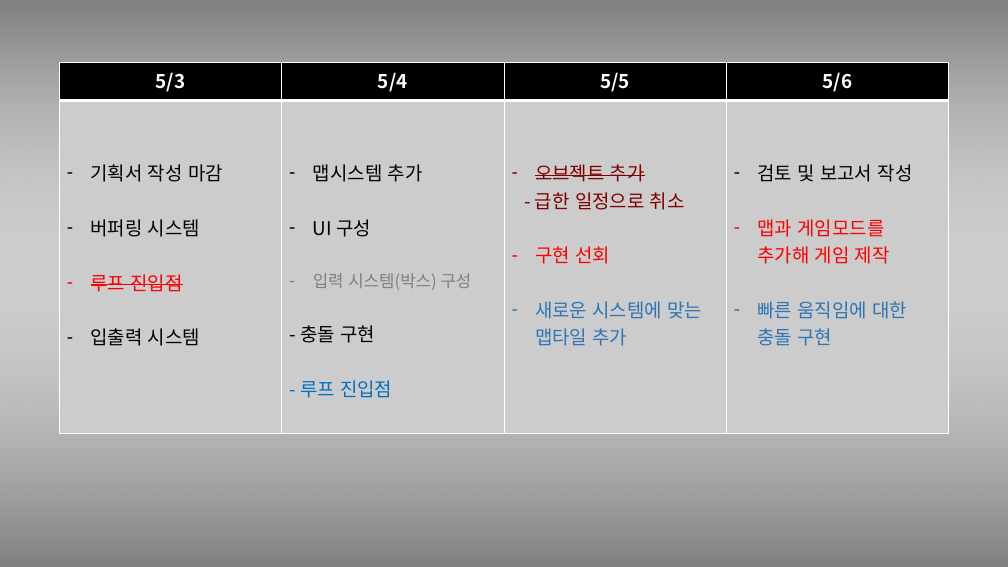
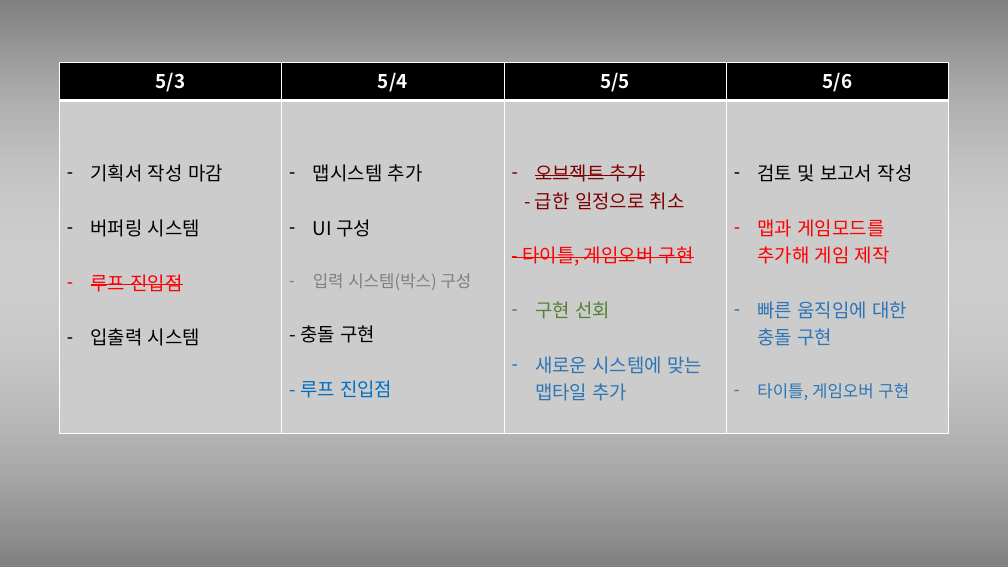
Before and after one commit to Niiok/inha_2021, a slide deck: slide 37 of May7ppt.pptm. Drawn at 1008x567 pixels with LibreOffice and Linux fonts; fonts in the diff are those of the drawing. Boxes give left, top, right and bottom in pixels: in the first picture for what was removed or moved away, otherwise in the second. Text is boxed around its words. In the diff, an @@ line names an element or a change of style, - is before the commit and + after.

Commit message:
fix

```diff
--- a/May7ppt.pptm
+++ b/May7ppt.pptm
@@ table at (x1=59, y1=63, x2=948, y2=433) @@
-row 2, column 3: 오브젝트 추가 / - 급한 일정으로 취소 / 구현 선회 / 새로운 시스템에 맞는 맵타일 추가
+row 2, column 3: 오브젝트 추가 / - 급한 일정으로 취소 / - 타이틀, 게임오버 구현 / 구현 선회 / 새로운 시스템에 맞는 맵타일 추가
-row 2, column 4: 검토 및 보고서 작성 / 맵과 게임모드를 추가해 게임 제작 / 빠른 움직임에 대한 충돌 구현
+row 2, column 4: 검토 및 보고서 작성 / 맵과 게임모드를 추가해 게임 제작 / 빠른 움직임에 대한 충돌 구현 / 타이틀, 게임오버 구현
```
